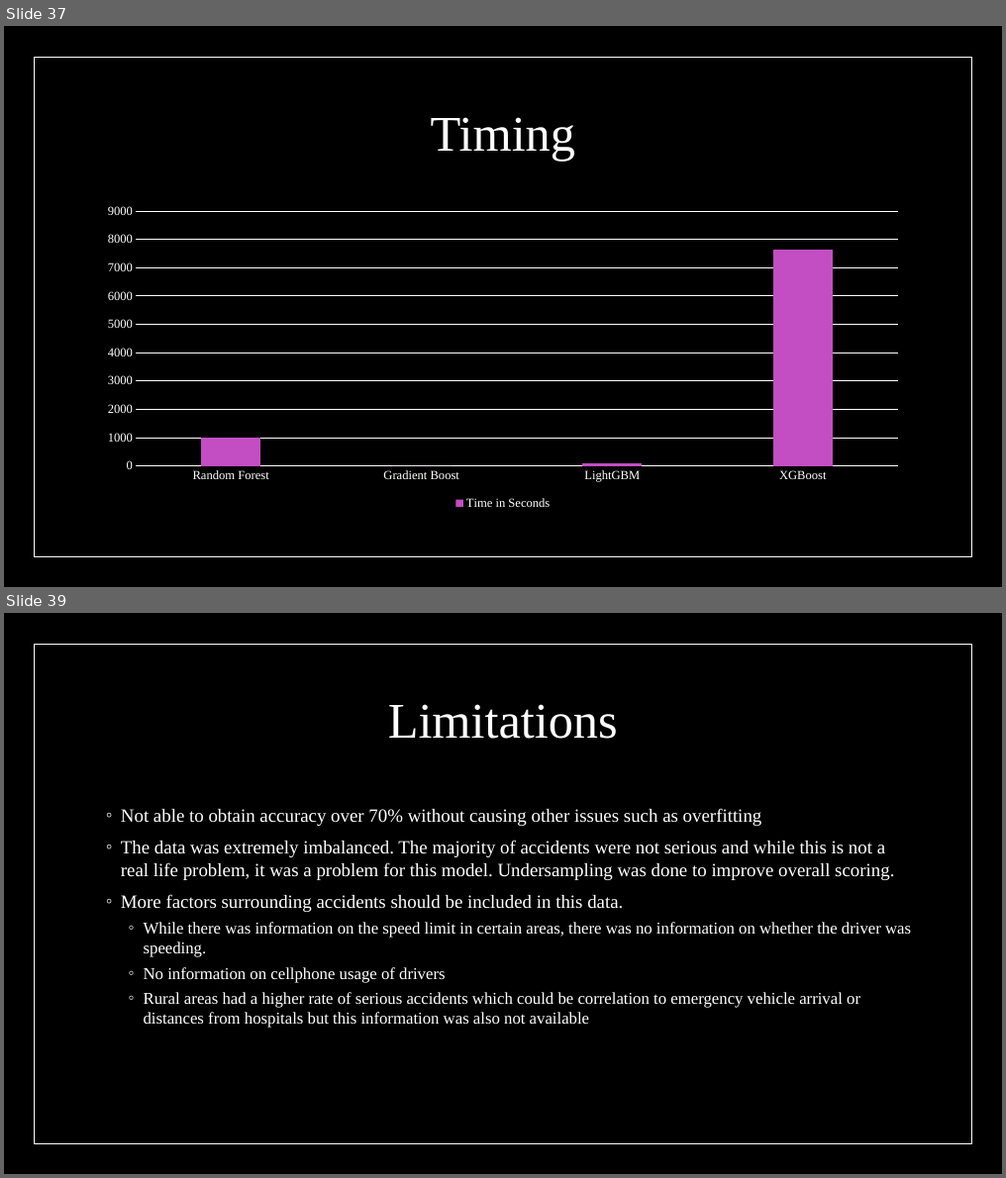
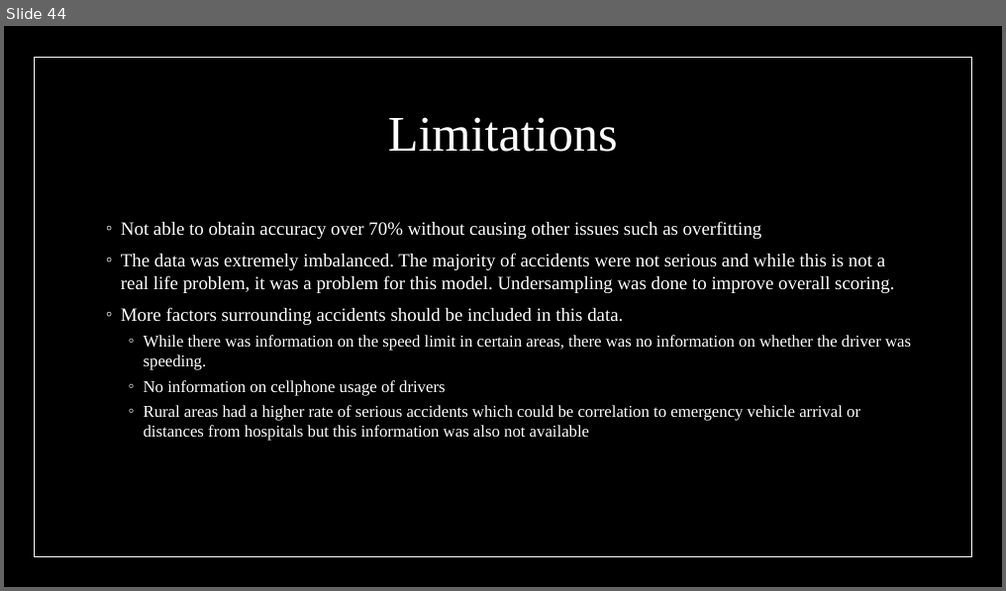
Before and after one commit to GenTaylor/Traffic-Accident-Analysis, a slide deck: Traffic_Analysis_and_Severity_Prediction.pptx. Shown one above the other, each under a label of ours: slides 37 and 39 before the commit, slide 44 after it; the slides between them are not shown. The pictures are 1006x1178 and 1006x591 pixels, drawn with LibreOffice and Linux fonts; fonts in the diff are those of the drawing. Boxes give left, top, right and bottom in pixels: in the first picture for what was removed or moved away, otherwise in the second. Text is boxed around its words. In the diff, an @@ line names an element or a change of style, - is before the commit and + after.

```diff
--- a/Traffic_Analysis_and_Severity_Prediction.pptx
+++ b/Traffic_Analysis_and_Severity_Prediction.pptx
@@ slide 37 removed at [4,26,1002,587], background #000000; not listed: 2 template elements that a slide beside it also shows @@
@@ title removed at [431,117,575,161] @@
-Timing
@@ column chart removed at [91,198,915,513] @@
-categories: Random Forest, Gradient Boost, LightGBM, XGBoost
-Time in Seconds: 1000, 0, 100, 7600
@@ what was slide 39 is now slide 44 @@
```
Also in this commit, not shown: 4 slides changed, 7 slides added, 1 other slide removed, 3 other files.
